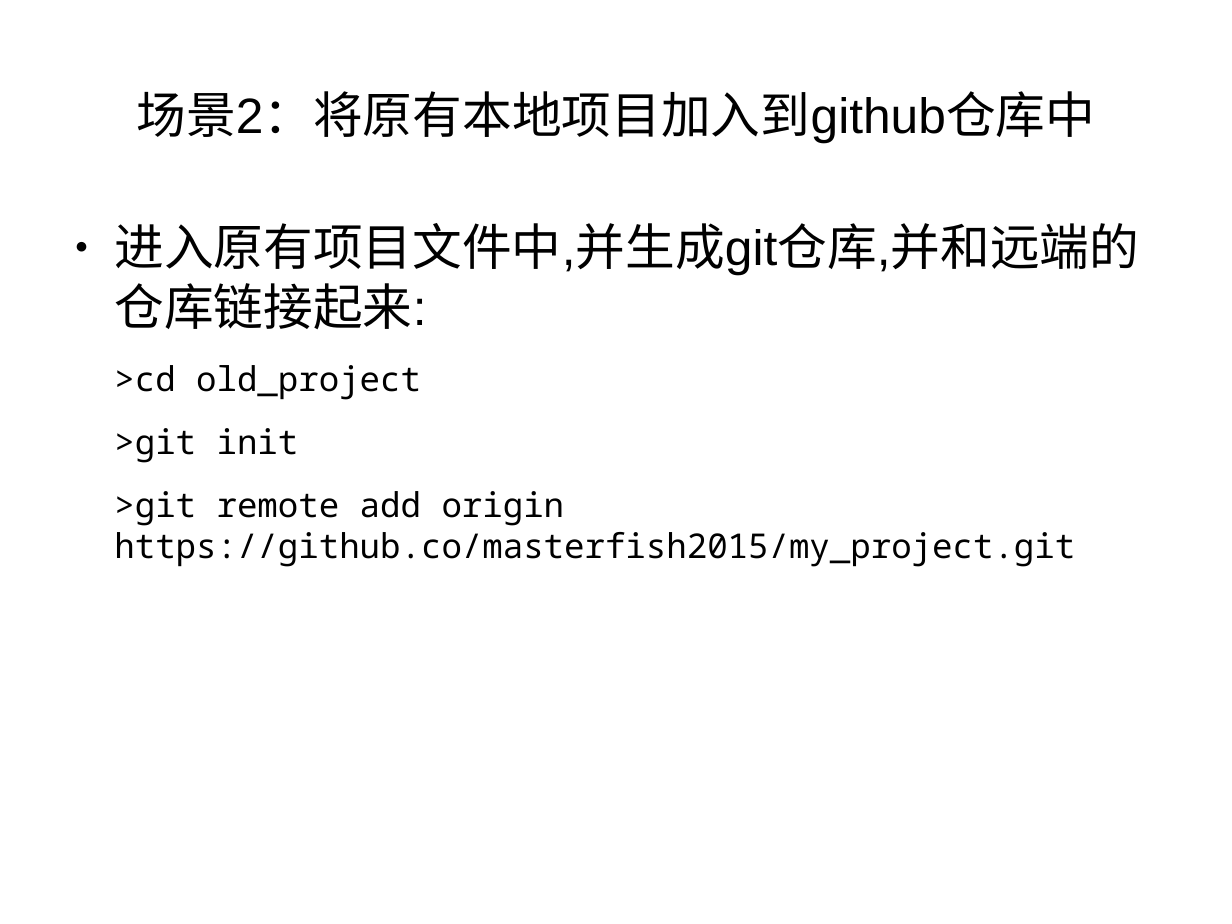
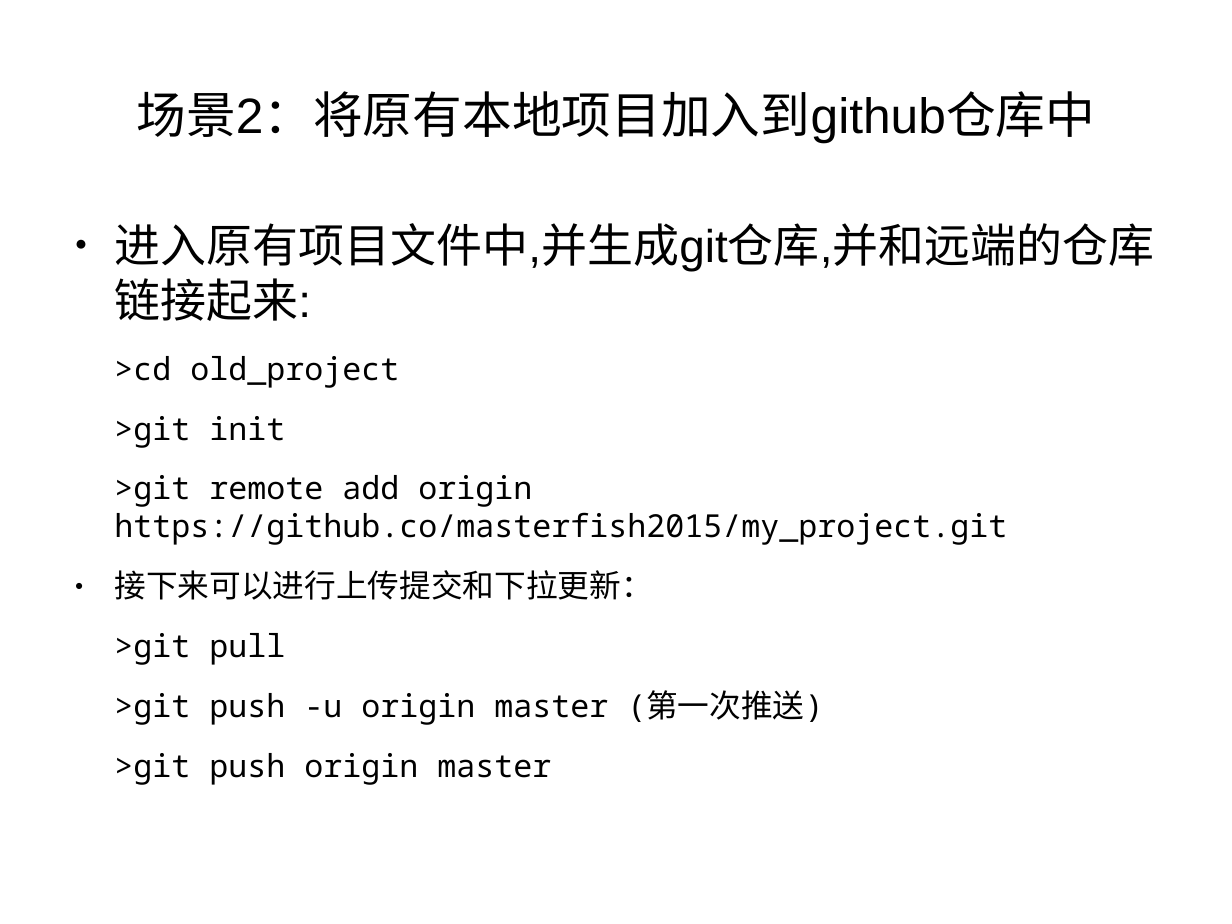
Before and after one commit to masterfish2015/c_program, a slide deck: slide 24 of ppt/git_github.odp. Drawn at 1232x924 pixels with LibreOffice and Linux fonts; fonts in the diff are those of the drawing. Boxes give left, top, right and bottom in pixels: in the first picture for what was removed or moved away, otherwise in the second. Text is boxed around its words. In the diff, an @@ line names an element or a change of style, - is before the commit and + after.

```diff
--- a/ppt/git_github.odp
+++ b/ppt/git_github.odp
@@ text at (114, 223, 1154, 545): size 32 to 29.6 pt in "进入原有项目文件中,并生成git仓库,并和远端的仓库链接起来:"; size 22 to 20.4 pt in ">cd old_project", ">git init", ">git remote add origin https://github.co/masterfish2015/my_p ..." @@
@@ text at (114, 570, 823, 725): paragraphs added @@
+● 接下来可以进行上传提交和下拉更新：
+>git pull
+>git push -u origin master (第一次推送)
+>git push origin master
```
Also in this commit, not shown: 1 slide added, 1 other file.
